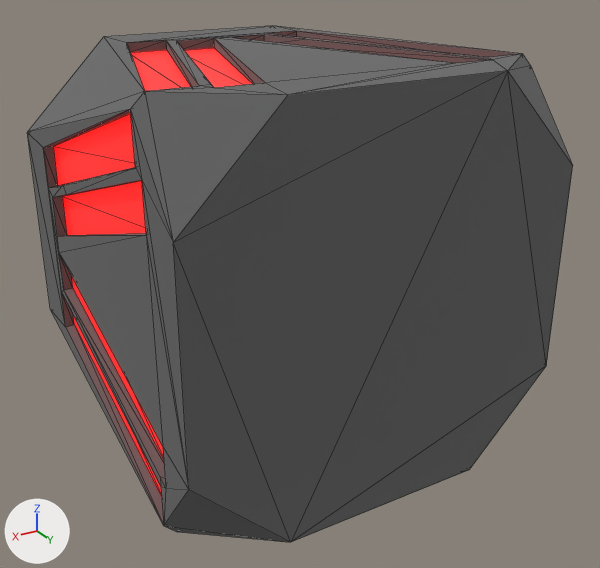
What one commit did to the glTF model Assets/Models/ThrusterSmall.glb.
Rendered twice from a 50 mm camera at (2.54, 4.48, 1.94) aimed at (-0.04, 0.19, -0.21). The axes (+X, +Y, +Z) are drawn at lower left. The lights are the same throughout. Mesh edges are drawn as thin lines. Where no turn or scale is listed for an object, it has been applied to the vertices. Vertices at the same position are counted once.
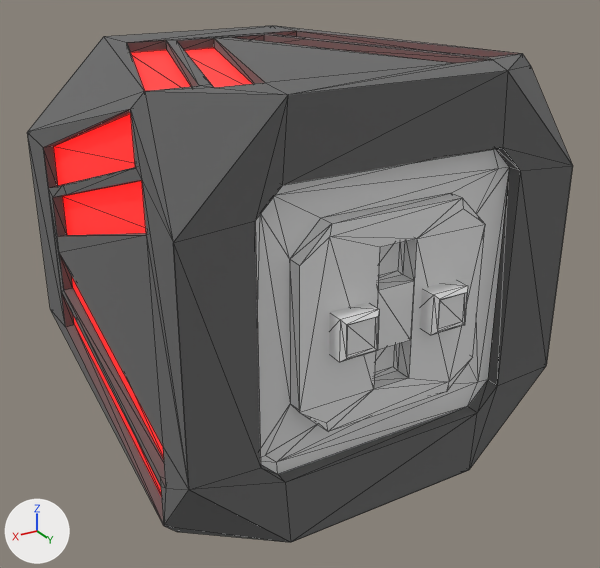
Changed parts and their boxes [x1, y1, x2, y2] in the pictures (600 x 568 px):
'Cube', reshaped
    before: [27, 26, 573, 542]
    after: [27, 26, 572, 542]
'Cube.006', added
    after: [173, 71, 573, 542]
    faces in mat_material_001 (grey #757575): [173, 71, 573, 542]
part 1 of me_cube_001, deleted
    before: [173, 71, 573, 542]

The edits, one by one:
me_cube_001 has 222 vertices, 440 faces and spans x -1.25..1.25, y -1.25..1.25, z -1.25..1.25.
me_cube_001 is used by ob_cube; location (0.0, 0.0, 0.0).
Verts and faces of me_cube_001; kept vertices keep their numbers, new ones are numbered from 222.
Before the commit, vertices of me_cube_001: 177 (-1.25, 1.25, -0.66) at pixel (546, 365), 178 (-0.66, 1.25, -1.25) at pixel (469, 469), 179 (-0.66, 1.25, 1.25) at pixel (507, 70), 180 (-1.25, 1.25, 0.66) at pixel (572, 165), 186 (0.66, 1.25, -1.25) at pixel (290, 542).
Before the commit, vertices of me_cube_001: 187 (1.25, 1.25, -0.66) at pixel (188, 489), 188 (1.25, 1.25, 0.66) at pixel (173, 242), 189 (0.66, 1.25, 1.25) at pixel (288, 94).
Part 1, on me_cube_001:
Faces deleted: (177, 186, 178), (177, 180, 179), (179, 189, 188), (186, 188, 187), (177, 179, 186), (179, 188, 186).
Mesh me_cube_003 is new.
It has 106 vertices, 190 faces and spans x -1.25..1.25, y 1.13..1.37, z -1.25..1.25.
Faces by material slot: [36, 154].
It uses material mat_material_001 (grey #757575).
Object 'Cube.006' (ob_cube_006) is new; it shows me_cube_003.
Its location is (0.0, 0.0, 0.0).
